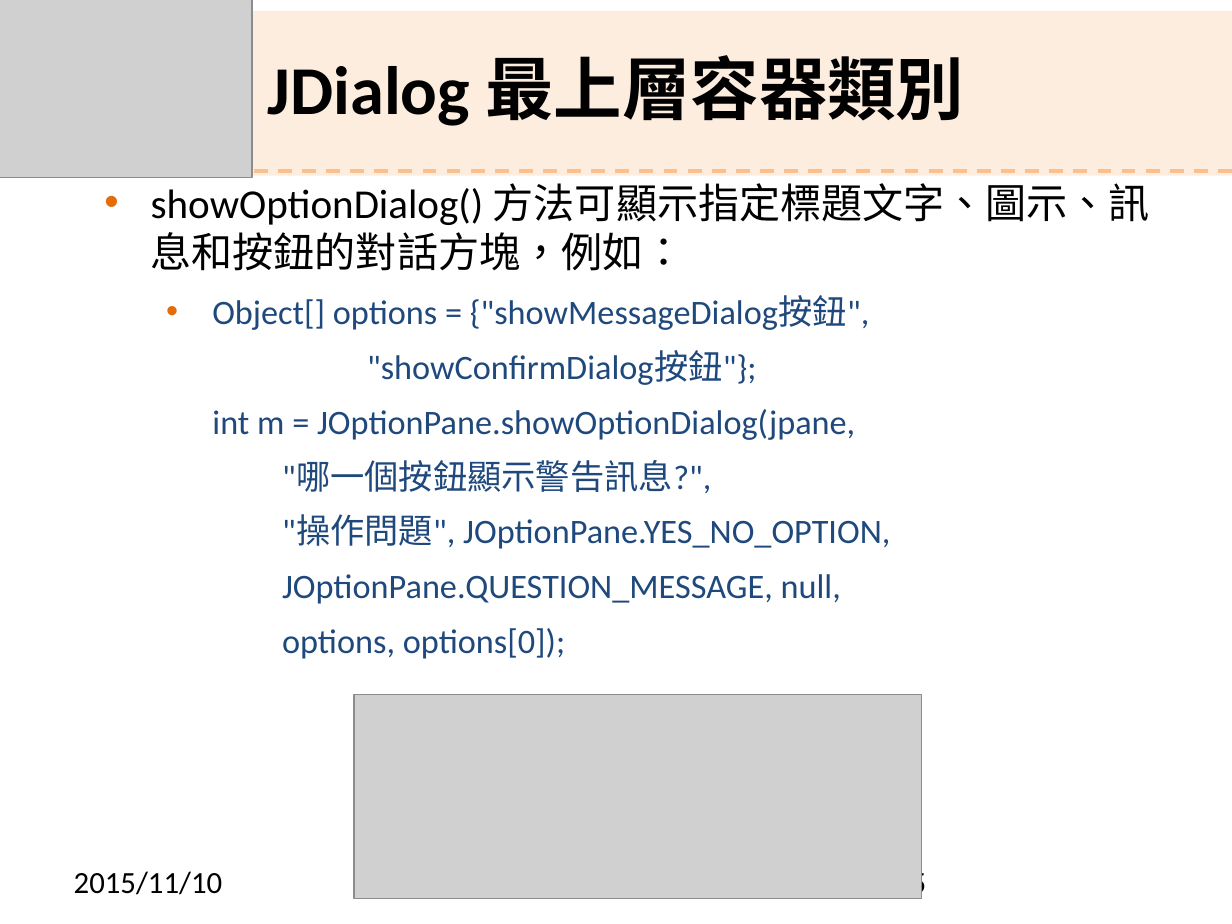
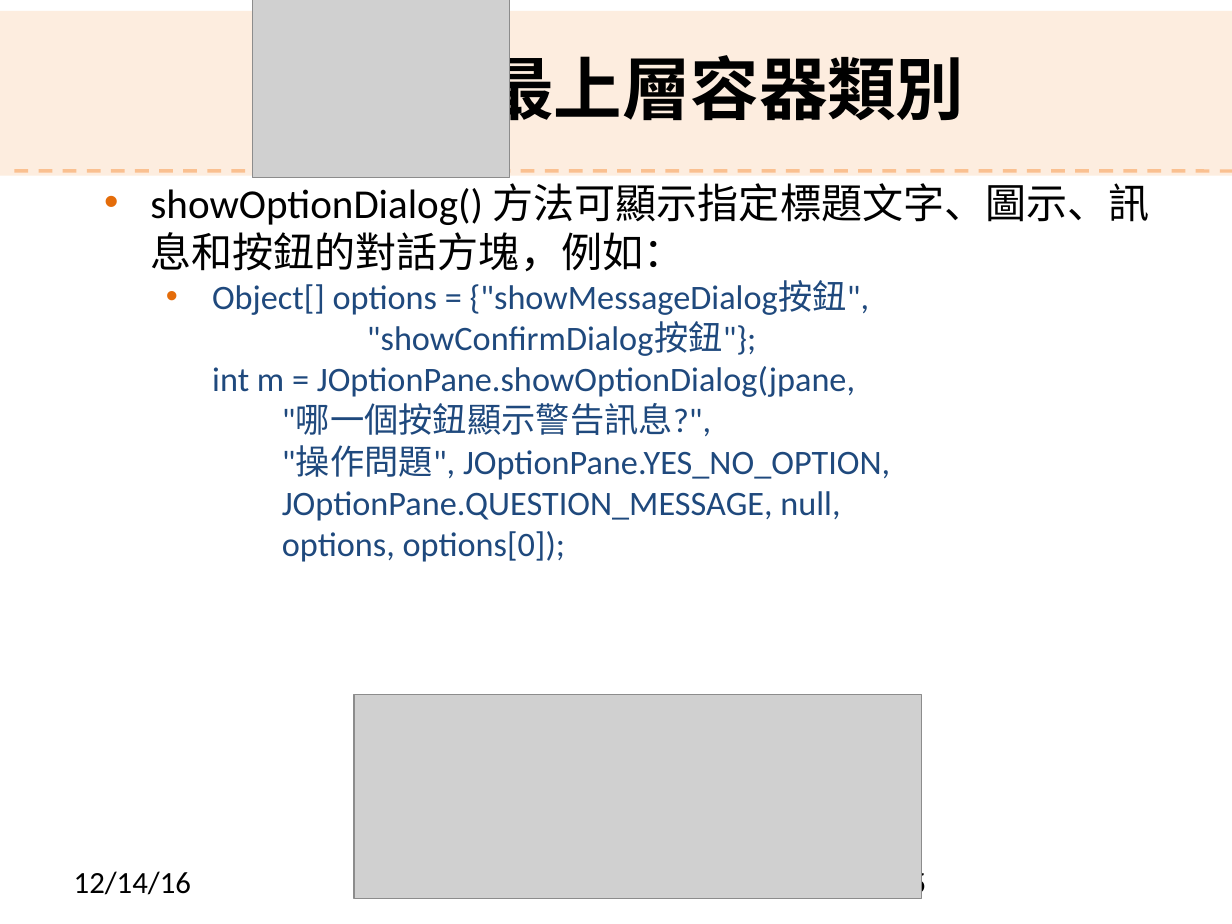
Before and after one commit to shouzo/Java-Programming_pages, a slide deck: slide 25 of class-tutorial/20161207/Ch9.pptx. Drawn at 1232x924 pixels with LibreOffice and Linux fonts; fonts in the diff are those of the drawing; grey boxes stand for pictures; background and template pictures are left out. Boxes give left, top, right and bottom in pixels: in the first picture for what was removed or moved away, otherwise in the second. Text is boxed around its words. In the diff, an @@ line names an element or a change of style, - is before the commit and + after.

```diff
--- a/class-tutorial/20161207/Ch9.pptx
+++ b/class-tutorial/20161207/Ch9.pptx
@@ picture: place and size @@
-picture at box(0, 0, 253, 177)
+picture at box(253, 0, 510, 177)
@@ text "JDialog 最上層容器類別" rewrapped from box(268, 55, 965, 126) to box(486, 44, 965, 131) @@
@@ line (15, 171) - (1232, 171): stroke #FAC090 2 pt dashed to #FAC090 2.01 pt @@
@@ text "showOptionDialog() 方法可顯示指定標題文字、圖示、訊息和按鈕的對話方塊，例如：" at box(150, 175, 1150, 562): indent changed; less space between paragraphs; list level 2 to 1 in ""showConfirmDialog按鈕"};"; list level 2 to 1 in "int m = JOptionPane.showOptionDialog(jpane,"; list level 2 to 1 in ""哪一個按鈕顯示警告訊息?","; list level 2 to 1 in ""操作問題", JOptionPane.YES_NO_OPTION,"; list level 2 to 1 in "JOptionPane.QUESTION_MESSAGE, null,"; list level 2 to 1 in "options, options[0]);" @@
@@ text at box(74, 871, 191, 895): text changed @@
-2015/11/10
+12/14/16
```
Also in this commit, not shown: 26 other slides changed, 3 slides added, 3 slides removed, 30 other files.
